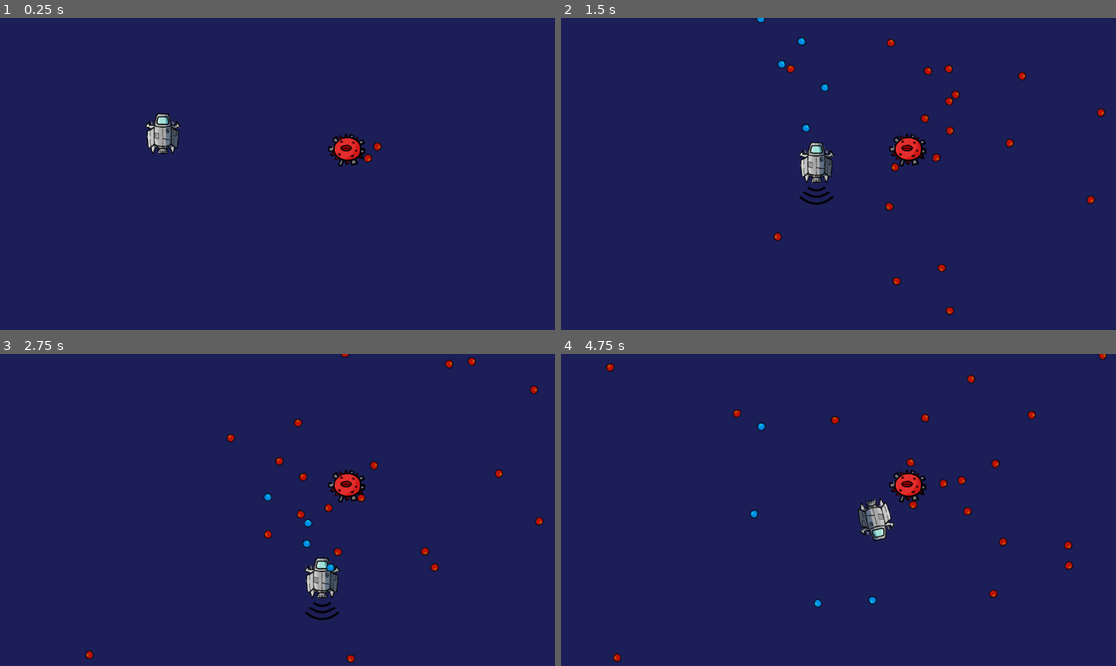
Above: before the commit, frames 1-4 (two rows, left to right).
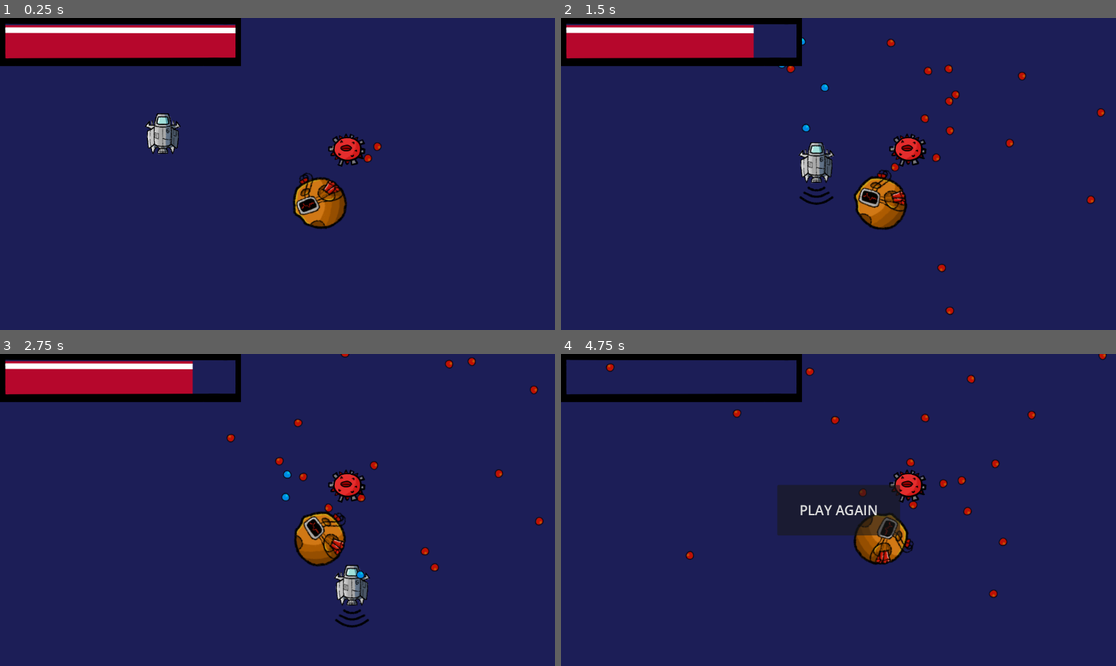
Above: after the commit, the same moments.

Repository: proJJ999/Spaceship-Enjoyer
Game: Godot game, scene res://src/levels/level_template.tscn
The game is run twice, just before and just after one commit, with the same random seed, the same clock (stepped at 60 frames per second) and the same inputs.
Inputs (mouse positions are in pixels of both pictures, inside the frame that each line leads up to):
- Up to frame 1 (0.25 s): no input
- Up to frame 2 (1.5 s): hold D (move_right) 0.53-1.28 s; hold Up (shoot) 0.53-1.28 s; hold S (move_down) from 1.28 s (still down); tap Up (shoot) at 1.35 s
- Up to frame 3 (2.75 s): release S (move_down) at 2.03 s; hold D (move_right) from 2.03 s (still down); hold Up (shoot) from 2.03 s (still down)
- Up to frame 4 (4.75 s): release D (move_right) at 2.78 s; release Up (shoot) at 2.78 s; hold W (move_up) 2.78-3.53 s; tap Up (shoot) at 2.85 s; hold Left (left) 3.53-4.25 s; hold Up (shoot) 3.53-4.25 s; click (838, 510) at 4.25 s, where only the run after the commit has a clickable "PLAY AGAIN"

The runs differ from the first frame. In frame 1, 7.9% of the frame differs, in the area x 0-63%, y 0-68%; in frame 2, 7.2%; in frame 3, 8.7%, in the area x 0-67%, y 0-99%; in frame 4, 6.8%.

Commit message:
Added player life
Closes #6

Changes made:
 - Player has a life property
 - Player can take damage from enemies / entities
 - Added hud to show current life of player
 - Added restart button after player died

Diff:
--- a/src/agents/enemy_1.tscn
+++ b/src/agents/enemy_1.tscn
@@ -6,6 +6,21 @@
 
 [sub_resource type="CircleShape2D" id="CircleShape2D_x5r6i"]
 radius = 27.0185
+
+[sub_resource type="Animation" id="Animation_11ivr"]
+length = 0.001
+tracks/0/type = "value"
+tracks/0/imported = false
+tracks/0/enabled = true
+tracks/0/path = NodePath("Sprite2D:modulate")
+tracks/0/interp = 1
+tracks/0/loop_wrap = true
+tracks/0/keys = {
+"times": PackedFloat32Array(0),
+"transitions": PackedFloat32Array(1),
+"update": 0,
+"values": [Color(1, 1, 1, 1)]
+}
 
 [sub_resource type="Animation" id="Animation_706ql"]
 resource_name = "die"
@@ -37,21 +52,6 @@
 }]
 }
 
-[sub_resource type="Animation" id="Animation_11ivr"]
-length = 0.001
-tracks/0/type = "value"
-tracks/0/imported = false
-tracks/0/enabled = true
-tracks/0/path = NodePath("Sprite2D:modulate")
-tracks/0/interp = 1
-tracks/0/loop_wrap = true
-tracks/0/keys = {
-"times": PackedFloat32Array(0),
-"transitions": PackedFloat32Array(1),
-"update": 0,
-"values": [Color(1, 1, 1, 1)]
-}
-
 [sub_resource type="AnimationLibrary" id="AnimationLibrary_so7yi"]
 _data = {
 "RESET": SubResource("Animation_11ivr"),
@@ -81,6 +81,10 @@
 "": SubResource("AnimationLibrary_so7yi")
 }
 
+[node name="ShootCooldown" type="Timer" parent="."]
+wait_time = 0.05
+one_shot = true
+
 [node name="DamageDetector" type="Area2D" parent="."]
 collision_layer = 0
 collision_mask = 5
@@ -89,8 +93,4 @@
 position = Vector2(0, -7)
 shape = SubResource("CircleShape2D_c0ptx")
 
-[node name="ShootCooldown" type="Timer" parent="."]
-wait_time = 0.05
-one_shot = true
-
 [connection signal="area_entered" from="DamageDetector" to="." method="_on_damage_detector_area_entered"]
--- a/src/agents/player.gd
+++ b/src/agents/player.gd
@@ -1,6 +1,8 @@
 extends CharacterBody2D
 
 signal projectile_shot(parent, projectile)
+signal player_took_damage(percentage_life)
+signal player_died
 
 @export var player_speed := 300
 @export var radiant_speed := PI * 1.5
@@ -9,10 +11,20 @@
 var cannon_switch := false
 var is_on_cooldown := false
 
+var MAX_LIFE := 5
+var life := MAX_LIFE
+
 @onready var player_anim: AnimatedSprite2D = $AnimatedSprite2D
 
 func _ready() -> void:
 	$AnimatedSprite2D.play("idle")
+
+
+func _on_damage_detector_area_entered(area: Area2D) -> void:
+	if area.owner.is_in_group("damage_source_interface"):
+		var damage: int = area.owner.get_damage()
+		updateLife(damage)
+
 
 func _physics_process(delta: float) -> void:
 	rotation = calc_rotation(delta, rotation)
@@ -90,3 +102,13 @@
 	projectile.apply_central_impulse(velocity * 0.2)
 
 	return projectile
+
+
+func updateLife(damage):
+	life -= damage
+	var percentage_life := float(life) / float(MAX_LIFE)
+	player_took_damage.emit(percentage_life)
+	if (life <= 0):
+		$CollisionShape2D.set_deferred("disabled", true)
+		player_died.emit()
+		queue_free()
--- a/src/agents/player.tscn
+++ b/src/agents/player.tscn
@@ -35,6 +35,9 @@
 [sub_resource type="RectangleShape2D" id="RectangleShape2D_xswpn"]
 size = Vector2(70, 88)
 
+[sub_resource type="RectangleShape2D" id="RectangleShape2D_nb3vw"]
+size = Vector2(76, 94)
+
 [node name="Player" type="CharacterBody2D"]
 position = Vector2(338, 241)
 collision_mask = 14
@@ -59,3 +62,12 @@
 [node name="ShootCooldown" type="Timer" parent="."]
 wait_time = 0.15
 one_shot = true
+
+[node name="DamageDetector" type="Area2D" parent="."]
+collision_layer = 0
+collision_mask = 6
+
+[node name="CollisionShape2D" type="CollisionShape2D" parent="DamageDetector"]
+shape = SubResource("RectangleShape2D_nb3vw")
+
+[connection signal="area_entered" from="DamageDetector" to="." method="_on_damage_detector_area_entered"]
--- /dev/null
+++ b/src/gui/hud.gd
@@ -0,0 +1,24 @@
+extends Control
+
+signal play_again
+
+@onready var play_again_button: Button = $PlayAgainButton
+@onready var lifebar: TextureProgressBar = $Lifebar
+
+func _ready() -> void:
+	play_again_button.visible = false
+	play_again_button.disabled = true
+
+
+func _on_play_again_button_up() -> void:
+	play_again.emit()
+
+
+func activate_play_again() -> void:
+	play_again_button.visible = true
+	play_again_button.disabled = false
+	pass
+
+func update_lifebar(percentage: float) -> void:
+	var new_value: int = roundi(percentage * float(lifebar.max_value))
+	lifebar.value = new_value
--- /dev/null
+++ b/src/gui/hud.tscn
@@ -0,0 +1,43 @@
+[gd_scene load_steps=4 format=3 uid="uid://c66t0x76e6vwu"]
+
+[ext_resource type="Script" path="res://src/gui/hud.gd" id="1_ysy4k"]
+[ext_resource type="Texture2D" uid="uid://ddagkb3wnjrp0" path="res://assets/lifebar/lifebar_over.png" id="2_nem0r"]
+[ext_resource type="Texture2D" uid="uid://cenwm6n0y8tt7" path="res://assets/lifebar/lifebar_progress.png" id="3_y7kp6"]
+
+[node name="Hud" type="Control"]
+process_mode = 3
+z_index = 100
+layout_mode = 3
+anchors_preset = 15
+anchor_right = 1.0
+anchor_bottom = 1.0
+grow_horizontal = 2
+grow_vertical = 2
+script = ExtResource("1_ysy4k")
+
+[node name="Lifebar" type="TextureProgressBar" parent="."]
+layout_mode = 1
+offset_right = 504.0
+offset_bottom = 102.0
+value = 100.0
+texture_over = ExtResource("2_nem0r")
+texture_progress = ExtResource("3_y7kp6")
+texture_progress_offset = Vector2(0, 15)
+
+[node name="PlayAgainButton" type="Button" parent="."]
+layout_mode = 1
+anchors_preset = 8
+anchor_left = 0.5
+anchor_top = 0.5
+anchor_right = 0.5
+anchor_bottom = 0.5
+offset_left = -127.5
+offset_top = -52.5
+offset_right = 127.5
+offset_bottom = 52.5
+grow_horizontal = 2
+grow_vertical = 2
+theme_override_font_sizes/font_size = 28
+text = "PLAY AGAIN"
+
+[connection signal="button_up" from="PlayAgainButton" to="." method="_on_play_again_button_up"]
--- a/src/levels/level_template.gd
+++ b/src/levels/level_template.gd
@@ -1,4 +1,20 @@
 extends Node
+
+@onready var hud: Control = $Hud
 
 func _on_projectile_shot(parent, projectile) -> void:
 	add_child(projectile)
+
+
+func _on_player_player_took_damage(percentage_life) -> void:
+	hud.update_lifebar(percentage_life)
+
+
+func _on_player_player_died() -> void:
+	get_tree().paused = false
+	hud.activate_play_again()
+
+
+func _on_hud_play_again() -> void:
+	get_tree().reload_current_scene()
+	get_tree().paused = false
--- a/src/levels/level_template.tscn
+++ b/src/levels/level_template.tscn
@@ -1,8 +1,10 @@
-[gd_scene load_steps=4 format=3 uid="uid://efxd4exjl0iw"]
+[gd_scene load_steps=6 format=3 uid="uid://efxd4exjl0iw"]
 
 [ext_resource type="Script" path="res://src/levels/level_template.gd" id="1_yqpeg"]
 [ext_resource type="PackedScene" uid="uid://d2j7qfcg8u6ib" path="res://src/agents/player.tscn" id="2_ho1vg"]
 [ext_resource type="PackedScene" uid="uid://dbhig3m5rb3ha" path="res://src/agents/enemy_1.tscn" id="3_rlmmx"]
+[ext_resource type="PackedScene" uid="uid://c66t0x76e6vwu" path="res://src/gui/hud.tscn" id="4_w777b"]
+[ext_resource type="PackedScene" uid="uid://bb7cxy2mso2sw" path="res://src/entities/bomb.tscn" id="5_t2cn5"]
 
 [node name="level_template" type="Node"]
 script = ExtResource("1_yqpeg")
@@ -20,5 +22,13 @@
 [node name="RigidBody2D" parent="." instance=ExtResource("3_rlmmx")]
 position = Vector2(720, 280)
 
+[node name="Hud" parent="." instance=ExtResource("4_w777b")]
+
+[node name="Bomb" parent="." instance=ExtResource("5_t2cn5")]
+position = Vector2(664, 384)
+
+[connection signal="player_died" from="Player" to="." method="_on_player_player_died"]
+[connection signal="player_took_damage" from="Player" to="." method="_on_player_player_took_damage"]
 [connection signal="projectile_shot" from="Player" to="." method="_on_projectile_shot"]
 [connection signal="projectile_shot" from="RigidBody2D" to="." method="_on_projectile_shot"]
+[connection signal="play_again" from="Hud" to="." method="_on_hud_play_again"]
Binary file added: assets/lifebar/lifebar_over.png
Not shown, added: assets/lifebar/lifebar_over.png.import
Binary file added: assets/lifebar/lifebar_progress.png
Not shown, added: assets/lifebar/lifebar_progress.png.import
Not shown: 1 places in src/agents/player.tscn that only renumber resources
Not shown, added: assets/lifebar/lifebar_progress.png~
Not shown, added: krita-projects/lifebar/lifebar_over.kra
Not shown, added: krita-projects/lifebar/lifebar_progress.kra
Not shown, added: krita-projects/lifebar/lifebar_progress.kra~
